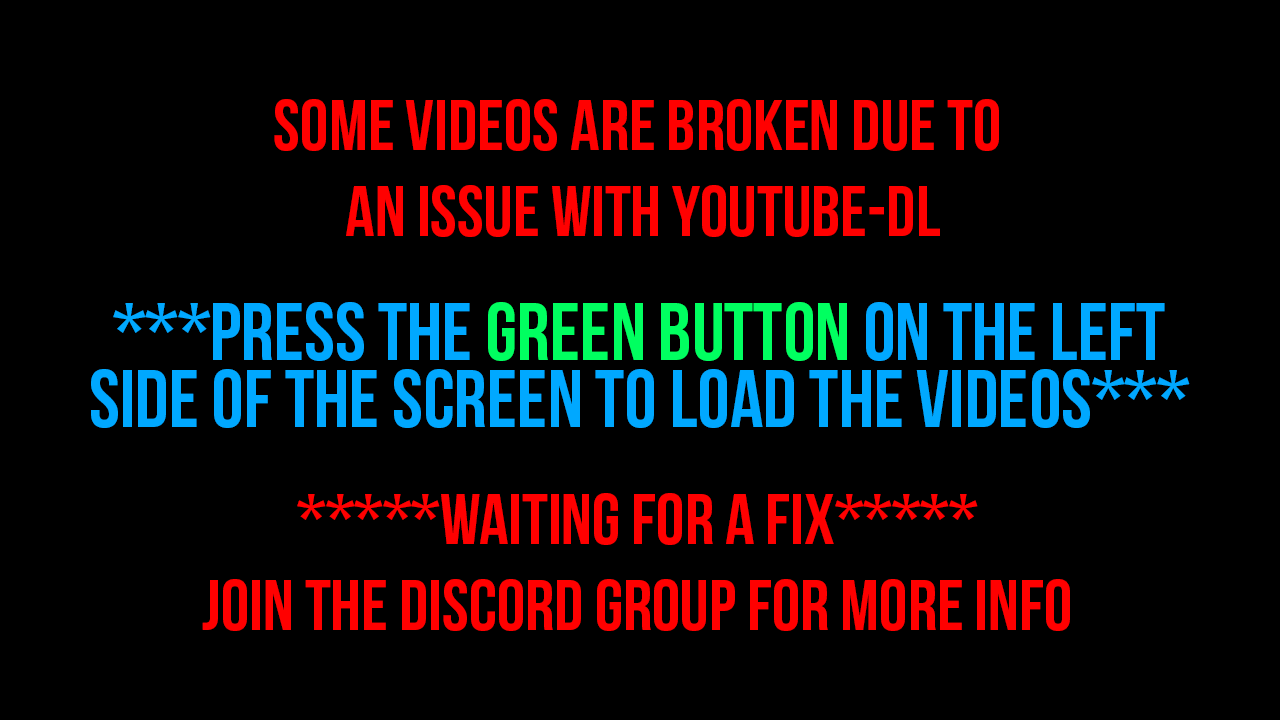
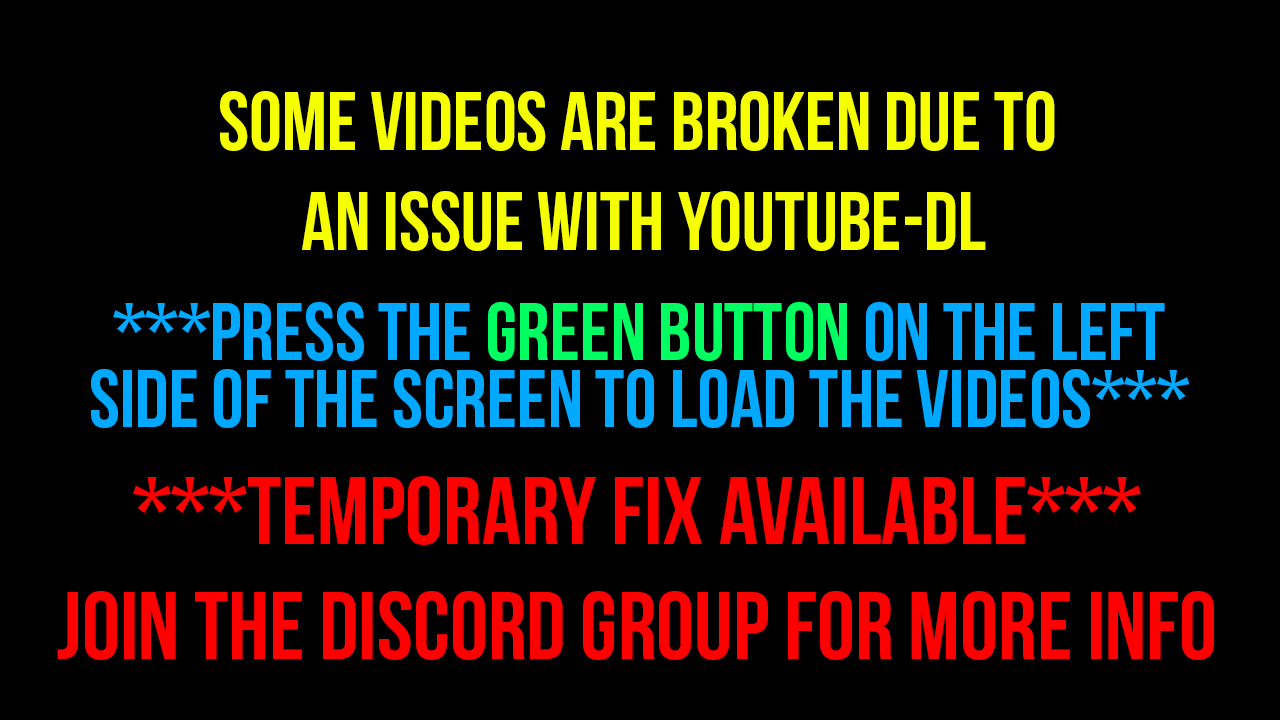
Comparing the layer stacks of the two 1280px x 720px images. Changes:
renamed "*****WAITING FOR A FIX***** JOIN THE DISCORD GROUP FOR MORE INF" to "***temporary fix available*** JOIN THE DISCORD GROUP FOR MORE I", painted on it over [57, 476, 1214, 660]
painted on "SOME VIDEOS ARE BROKEN DUE TO AN ISSUE WITH YOUTUBE-DL" over [220, 91, 1055, 251]
